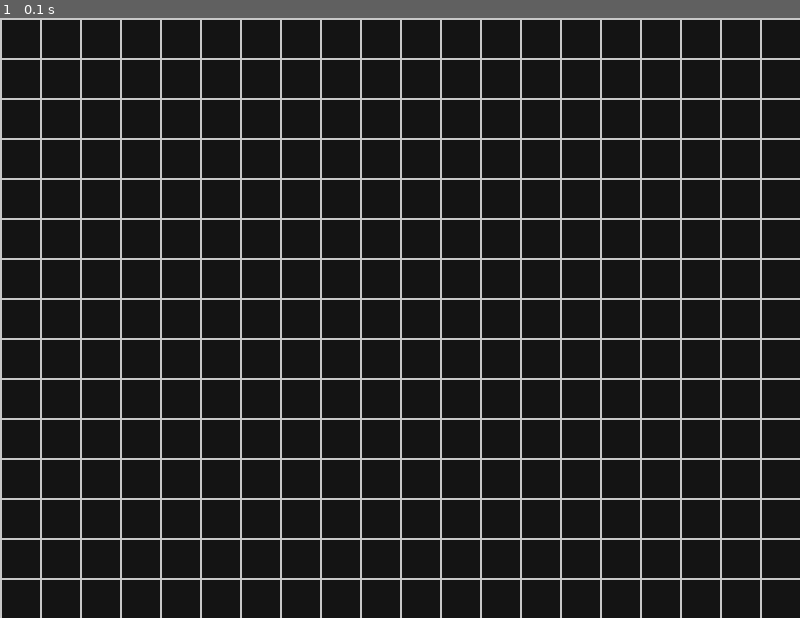
Above: before the commit, frame 1.
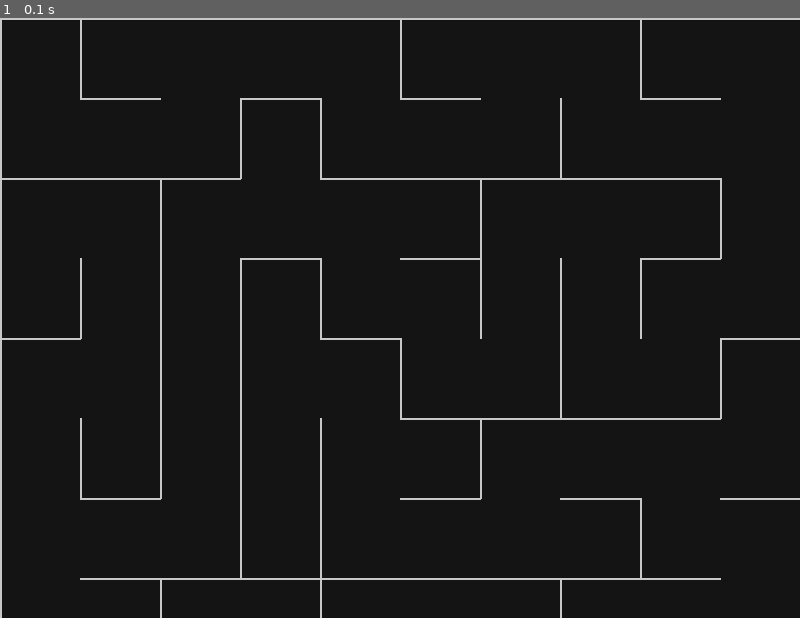
Above: after the commit, the same moment.

Repository: SkrzyDev/Pygame-Maze-Generator
Game: pygame game, started from main.py
The game is run twice, just before and just after one commit, with the same random seed, the same clock (stepped at 60 frames per second) and the same inputs.
Inputs:
- Up to frame 1 (0.1 s): no input

The runs differ from the first frame. In frame 1, 7.0% of the frame differs, in the area x 0-100%, y 0-100%.

Commit message:
Add maze generation

Diff:
--- a/main.py
+++ b/main.py
@@ -1,11 +1,12 @@
 import pygame
 import sys
+import random
 
 # Settings
 WIDTH, HEIGHT = 800, 600
 
 # Maze settings
-COLS, ROWS = 20, 20
+COLS, ROWS = 10, 10
 CELL_SIZE = WIDTH // COLS
 
 # Maze variables
@@ -52,6 +53,36 @@
 def create_grid():
     return [[Cell(x, y) for y in range(ROWS)] for x in range(COLS)]
 
+def get_neighbors(cell, grid):
+    neighbors = []
+    for direction, (dx, dy) in DIRECTIONS.items():
+        nx, ny = cell.x + dx, cell.y + dy
+        if 0 <= nx < COLS and 0 <= ny < ROWS and not grid[nx][ny].visited:
+            neighbors.append((direction, grid[nx][ny]))
+    return neighbors
+
+def remove_wall(current, next, direction):
+    current.walls[direction] = False
+    next.walls[OPPOSITE[direction]] = False
+
+def generate_maze(grid):
+    stack = []
+    current = grid[0][0]
+    current.visited = True
+
+    while True:
+        neighbors = get_neighbors(current, grid)
+        if neighbors:
+            direction, next_cell = random.choice(neighbors)
+            remove_wall(current, next_cell, direction)
+            stack.append(current)
+            current = next_cell
+            current.visited = True
+        elif stack:
+            current = stack.pop()
+        else:
+            break
+
 # Setup pygame
 pygame.init()
 screen = pygame.display.set_mode((WIDTH, HEIGHT))
@@ -59,6 +90,7 @@
 
 # Maze & grid
 grid = create_grid()
+generate_maze(grid)
 
 running = True
 while running:
